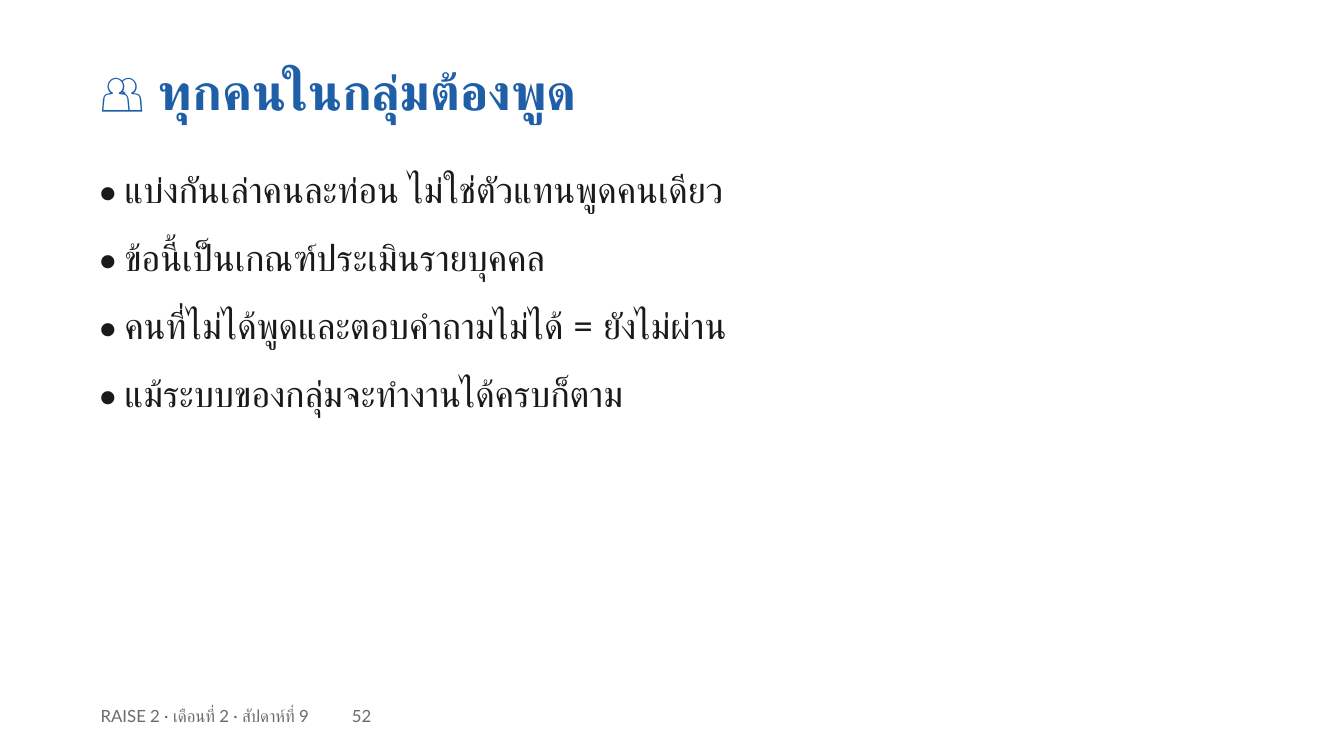
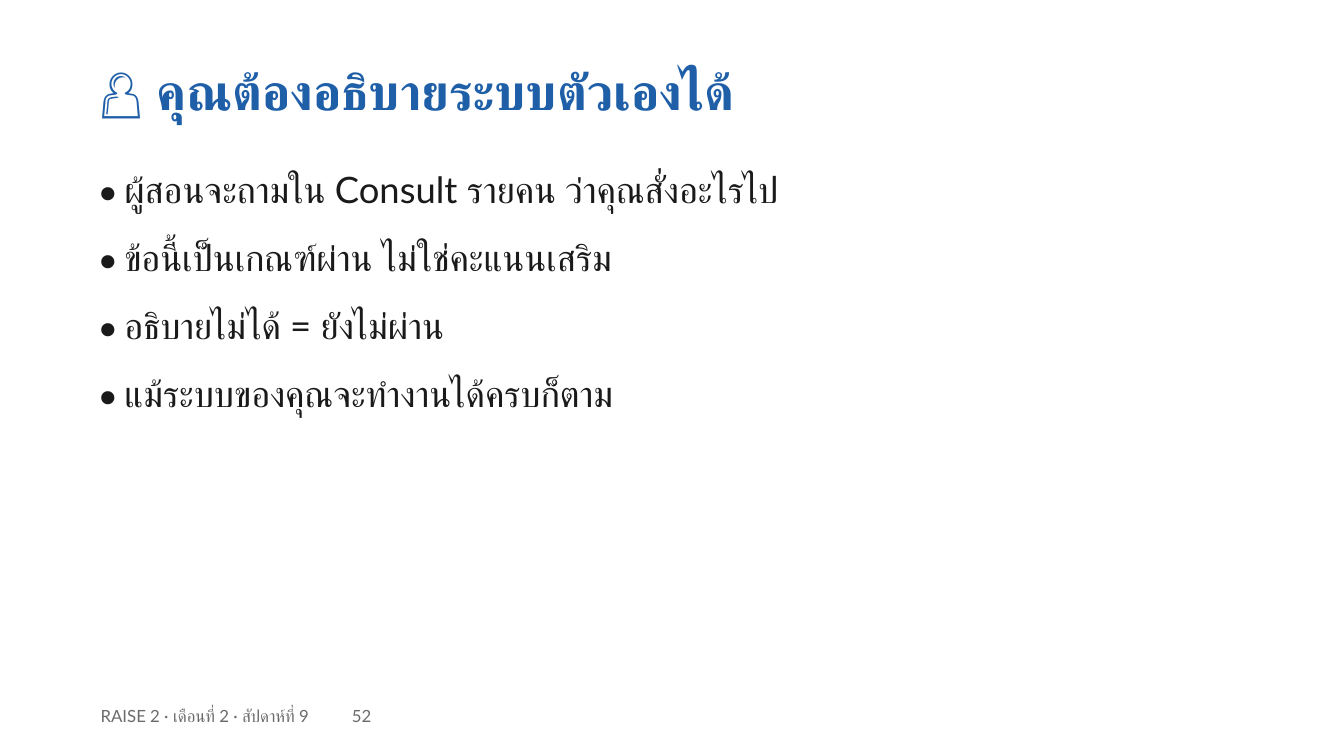
Before and after one commit to cnacha-mfu/raise2-module2, a slide deck: slide 52 of materials/week9/w9-slides.pptx. Drawn at 1344x756 pixels with LibreOffice and Linux fonts; fonts in the diff are those of the drawing. Boxes give left, top, right and bottom in pixels: in the first picture for what was removed or moved away, otherwise in the second. Text is boxed around its words. In the diff, an @@ line names an element or a change of style, - is before the commit and + after.

Commit message:
สไลด์+เดโม 4 สัปดาห์: ตัดงานกลุ่มออกทั้งหมด · บ่าย=LeaveEasy การบ้าน=หัวข้อตัวเอง · สัปดาห์ 9 เปลี่ยนนำเสนอเป็นคลิป+Consult · หน้าแรกลิงก์การบ้าน

```diff
--- a/materials/week9/w9-slides.pptx
+++ b/materials/week9/w9-slides.pptx
@@ text at [157,71,731,123]: text changed @@
-👥 ทุกคนในกลุ่มต้องพูด
+👤 คุณต้องอธิบายระบบตัวเองได้
@@ text at [124,175,778,214]: text changed @@
-• แบ่งกันเล่าคนละท่อน ไม่ใช่ตัวแทนพูดคนเดียว
+• ผู้สอนจะถามใน Consult รายคน ว่าคุณสั่งอะไรไป
@@ text at [124,243,612,272]: text changed @@
-• ข้อนี้เป็นเกณฑ์ประเมินรายบุคคล
+• ข้อนี้เป็นเกณฑ์ผ่าน ไม่ใช่คะแนนเสริม
@@ text at [124,310,444,340]: text changed @@
-• คนที่ไม่ได้พูดและตอบคำถามไม่ได้ = ยังไม่ผ่าน
+• อธิบายไม่ได้ = ยังไม่ผ่าน
@@ text at [124,378,613,417]: text changed @@
-• แม้ระบบของกลุ่มจะทำงานได้ครบก็ตาม
+• แม้ระบบของคุณจะทำงานได้ครบก็ตาม
```
Also in this commit, not shown: 24 other slides changed, 25 other files.
